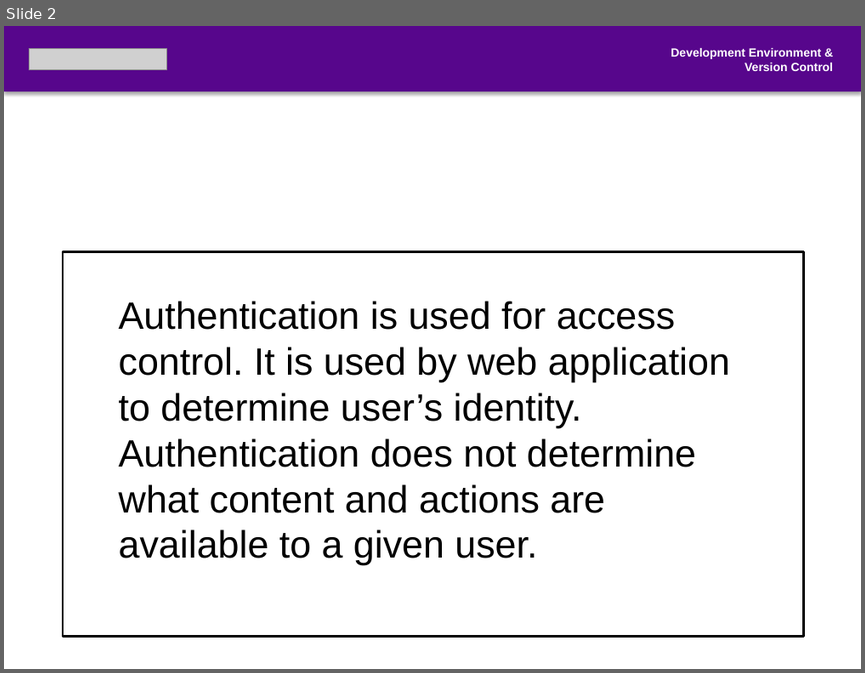
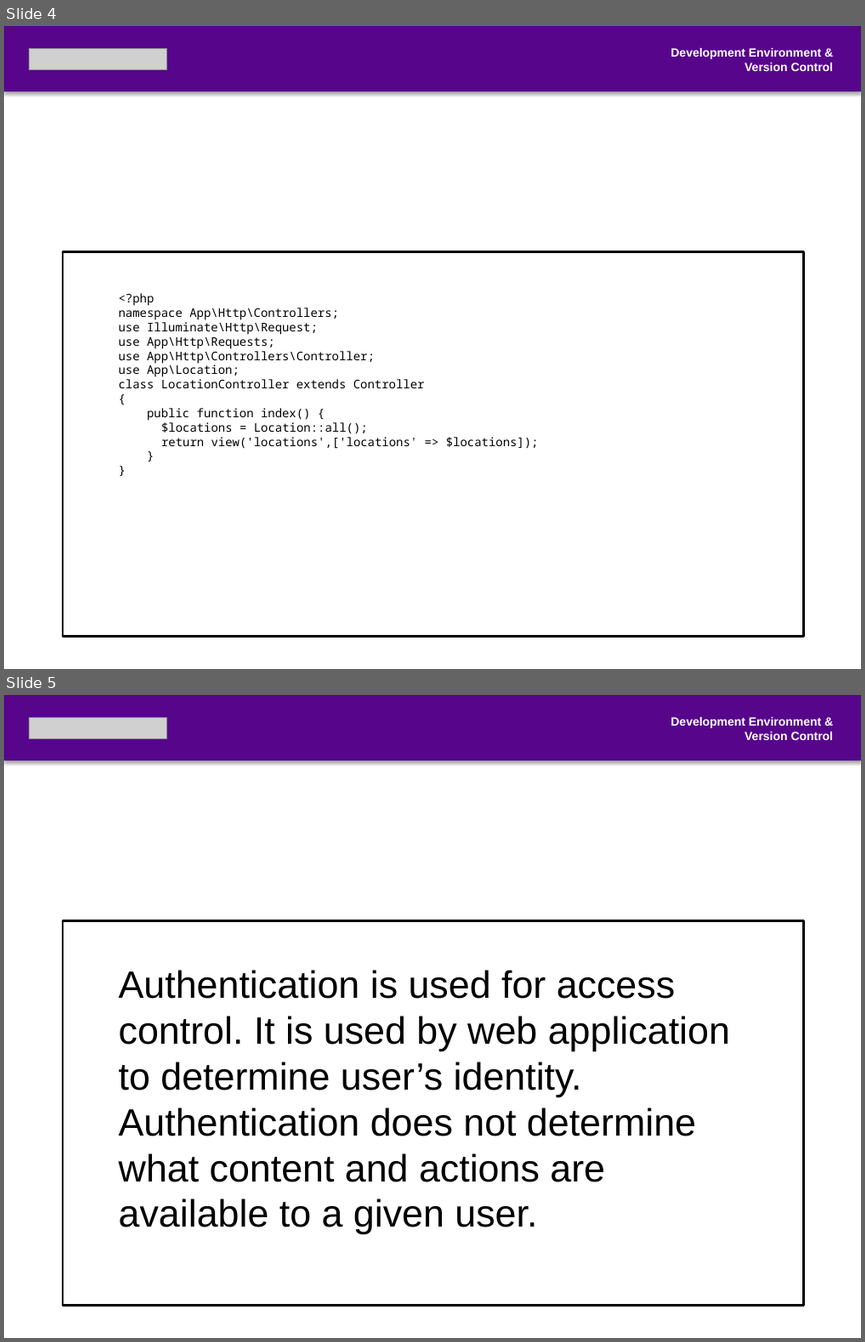
Before and after one commit to NYU-CS6015/Class-Materials, a slide deck: Class 4 - Application Services.pptx. Shown one above the other, each under a label of ours: slide 2 before the commit, slides 4 and 5 after it. The pictures are 865x673 and 865x1342 pixels, drawn with LibreOffice and Linux fonts; fonts in the diff are those of the drawing; grey boxes stand for pictures; background and template pictures are left out. Boxes give left, top, right and bottom in pixels: in the first picture for what was removed or moved away, otherwise in the second. Text is boxed around its words. In the diff, an @@ line names an element or a change of style, - is before the commit and + after.

Commit message:
code review added for class 4

```diff
--- a/Class 4 - Application Services.pptx
+++ b/Class 4 - Application Services.pptx
@@ slide 4 added at (4,26,861,669), background picture (left out) @@
@@ rectangle added at (4,26,861,92), fill #57068C @@
@@ picture added at (30,49,167,70) @@
@@ text added at (670,48,834,71), 10 pt, text #FFFFFF, bold @@
+Development Environment &
+Version Control
@@ text added at (30,152,842,238), 54 pt, text #FFFFFF, bold @@
+Code Review
@@ rectangle added at (64,251,804,636), fill #FFFFFF, outline #000000 2 pt @@
@@ text added at (119,293,539,448), 10 pt, text #000000 @@
+<?php
+namespace App\Http\Controllers;
+use Illuminate\Http\Request;
+use App\Http\Requests;
+use App\Http\Controllers\Controller;
+use App\Location;
+class LocationController extends Controller
+{
+public function index() {
+$locations = Location::all();
+return view('locations',['locations' => $locations]);
+}
+}
@@ what was slide 2 is now slide 5 @@
```
Also in this commit, not shown: 2 other slides added.
